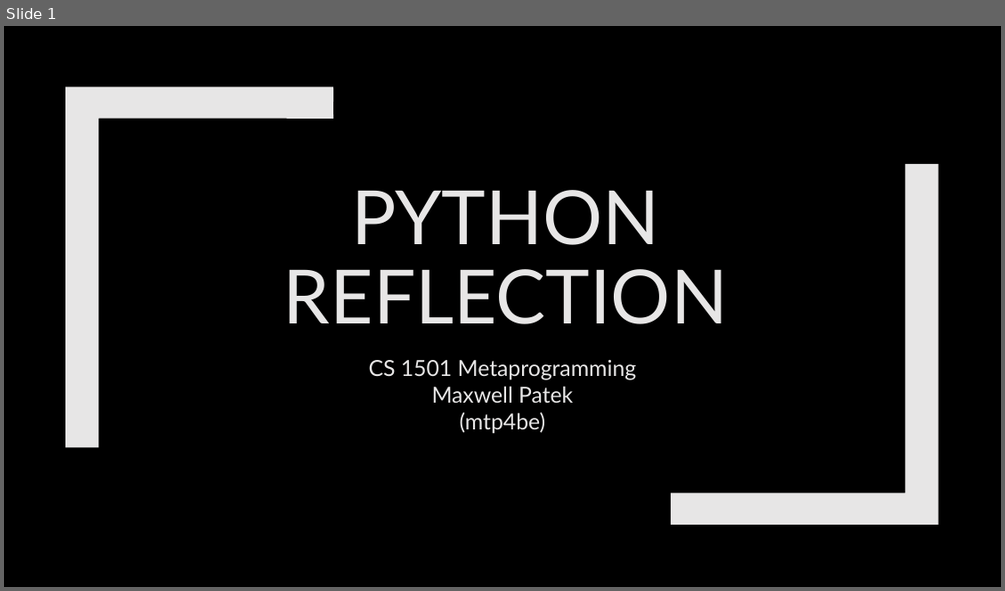
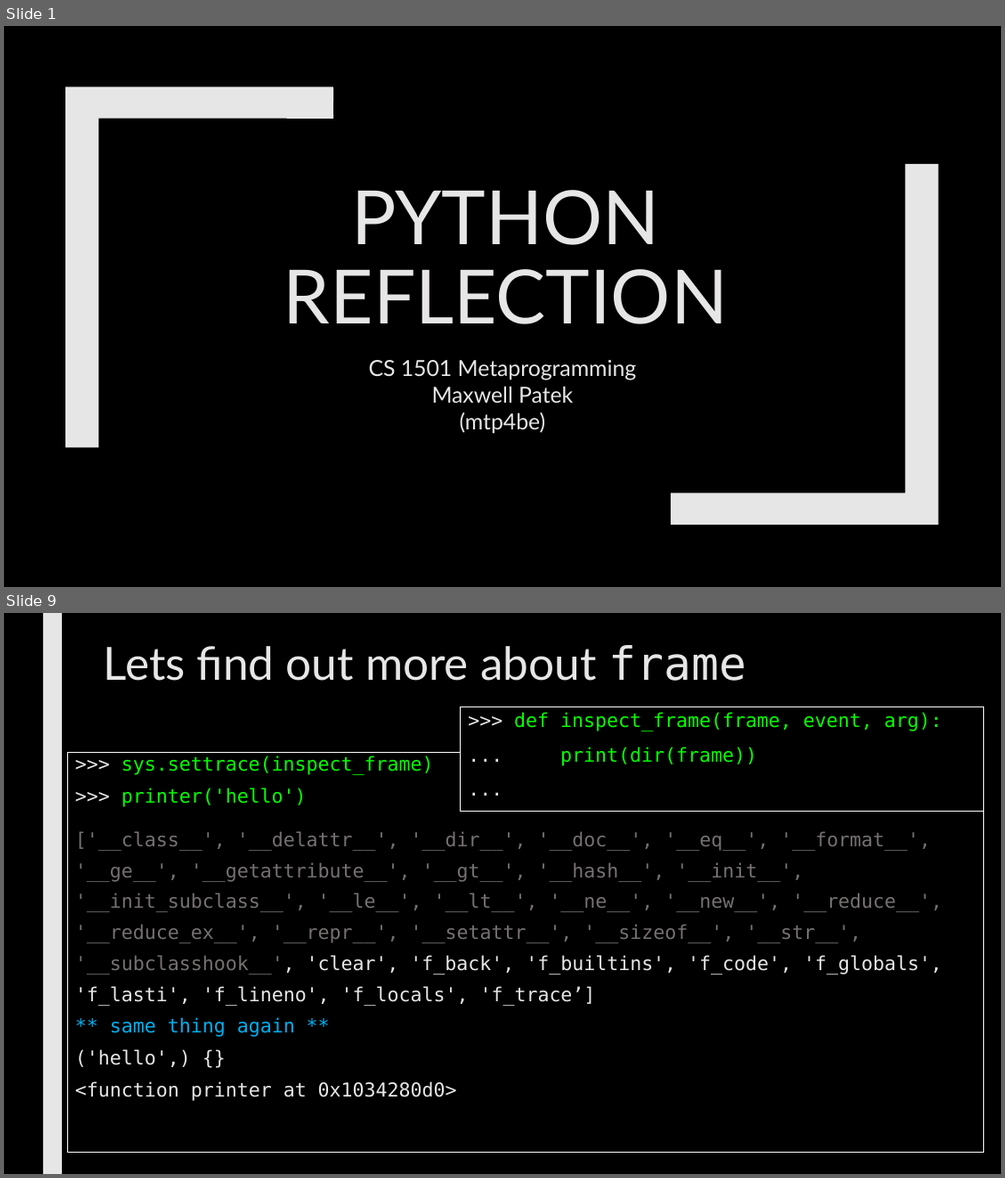
Before and after one commit to max7patek/metaprogramming, a slide deck: slides/06-PythonReflection.pptx. Shown one above the other, each under a label of ours: slide 1 before the commit, slides 1 and 9 after it; the slides between them are not shown. The pictures are 1005x591 and 1005x1178 pixels, drawn with LibreOffice and Linux fonts; fonts in the diff are those of the drawing. Boxes give left, top, right and bottom in pixels: in the first picture for what was removed or moved away, otherwise in the second. Text is boxed around its words. In the diff, an @@ line names an element or a change of style, - is before the commit and + after.

```diff
--- a/slides/06-PythonReflection.pptx
+++ b/slides/06-PythonReflection.pptx
@@ slide 9 added at (4, 613, 1001, 1174), background #000000 @@
@@ rectangle added at (43, 613, 62, 1174), fill #E7E6E6 @@
@@ title added at (104, 645, 745, 681), 44 pt, text #E7E6E6 @@
+Lets find out more about frame
@@ rectangle added at (461, 706, 985, 811), fill #000000, outline #FFFFFF 0.75 pt, 18.5 pt, text #05FF00 @@
+>>> def inspect_frame(frame, event, arg):
+... print(dir(frame))
+...
@@ rectangle added at (67, 752, 984, 1151), outline #FFFFFF 0.75 pt, 18.5 pt, text #767171 @@
+>>> sys.settrace(inspect_frame)
+>>> printer('hello')
+['__class__', '__delattr__', '__dir__', '__doc__', '__eq__', '__format__', '__ge__', '__getattribute__', '__gt__', '__hash__', '__init__', '__init_subclass__', '__le__', '__lt__', '__ne__', '__new__', '__reduce__', '__reduce_ex__', '__repr__', '__setattr__', '__sizeof__', '__str__', '__subclasshook__', 'clear', 'f_back', 'f_builtins', 'f_code', 'f_globals', 'f_lasti', 'f_lineno', 'f_locals', 'f_trace’]
+** same thing again **
+('hello',) {}
+<function printer at 0x1034280d0>
```
Also in this commit, not shown: 3 slides changed, 26 other slides added, 1 other file.
